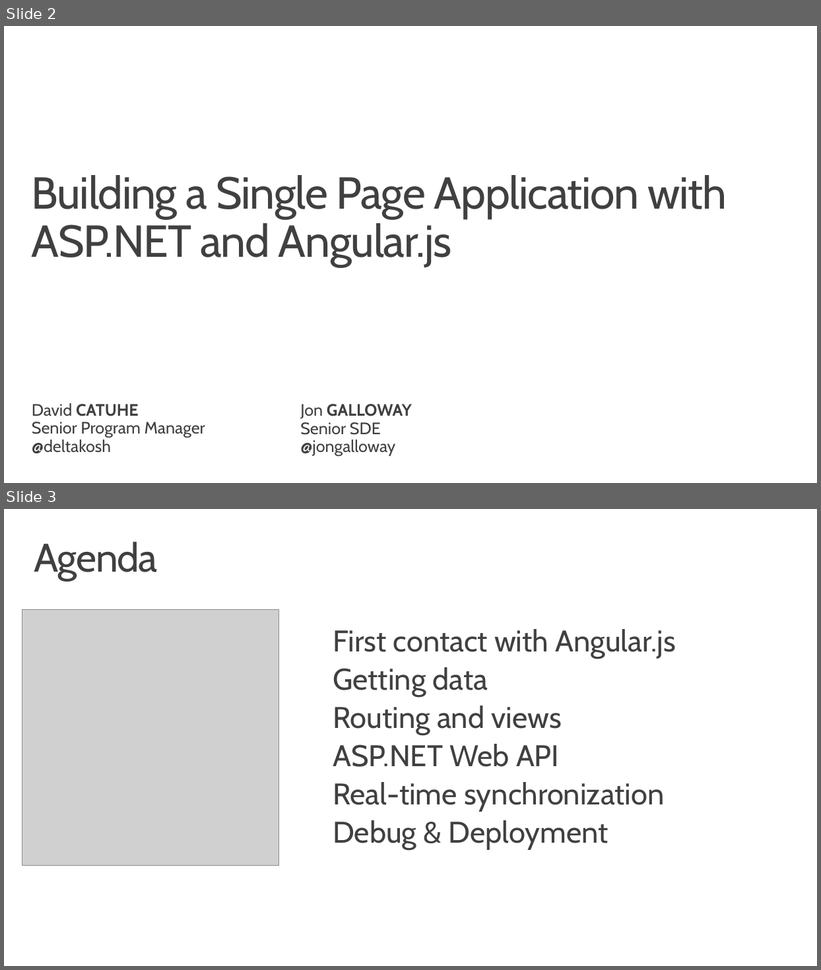
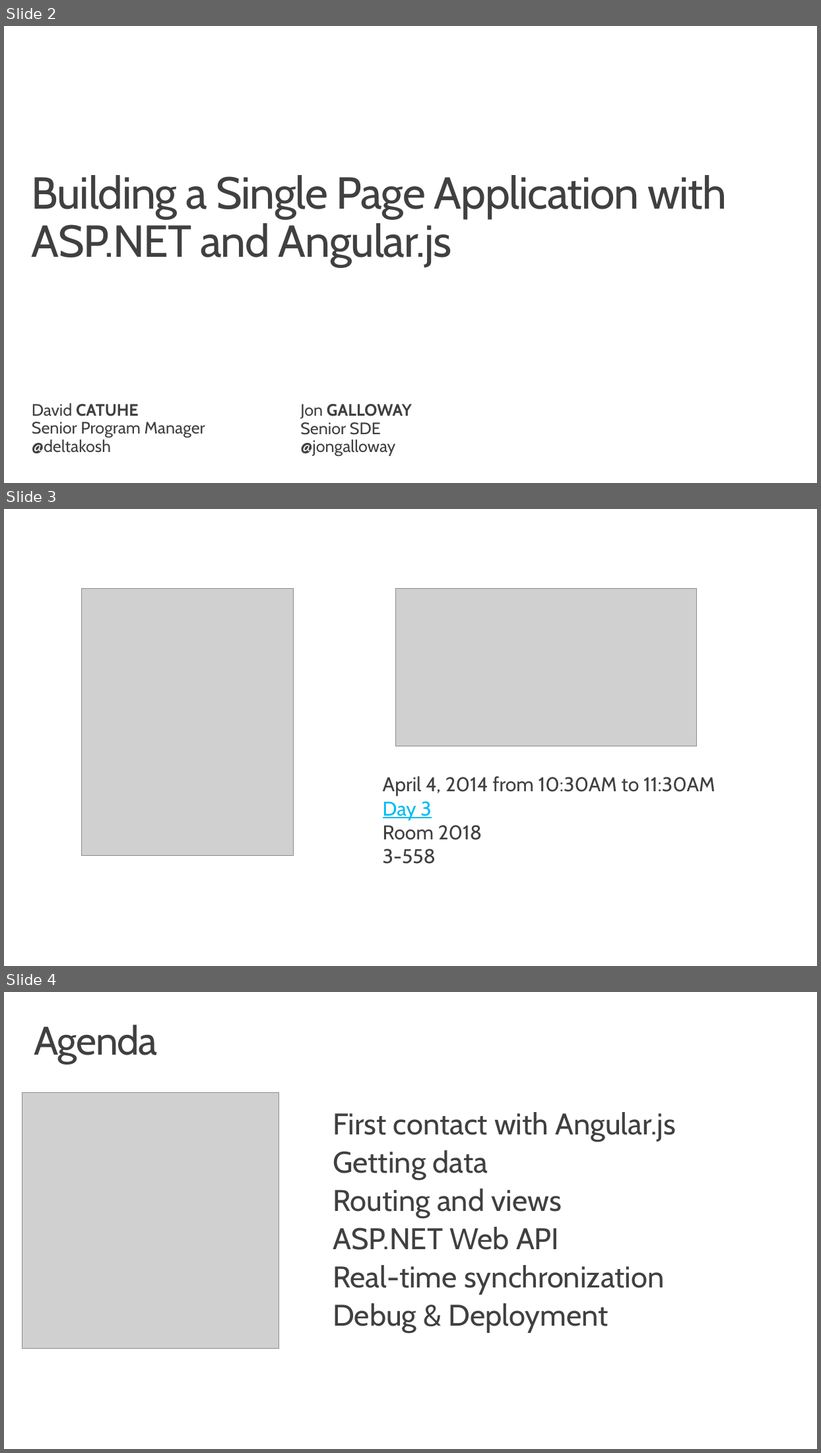
Before and after one commit to jongalloway/Angular-and-ASPNET-Build2014, a slide deck: AngularMTG/Slides/Building a Single Page Application with ASP.NET and Angular.js.pptx. Shown one above the other, each under a label of ours: slides 2 and 3 before the commit, slides 2, 3 and 4 after it. The pictures are 821x970 and 821x1453 pixels, drawn with LibreOffice and Linux fonts; fonts in the diff are those of the drawing; grey boxes stand for pictures; background and template pictures are left out. Boxes give left, top, right and bottom in pixels: in the first picture for what was removed or moved away, otherwise in the second. Text is boxed around its words. In the diff, an @@ line names an element or a change of style, - is before the commit and + after.

```diff
--- a/AngularMTG/Slides/Building a Single Page Application with ASP.NET and Angular.js.pptx
+++ b/AngularMTG/Slides/Building a Single Page Application with ASP.NET and Angular.js.pptx
@@ slide 3 added at [4,509,817,966], background #FFFFFF @@
@@ picture added at [82,588,293,855] @@
@@ picture added at [395,588,697,747] @@
@@ text added at [383,776,715,864], 24 pt, text #404040 @@
+April 4, 2014 from 10:30AM to 11:30AM
+Day 3
+Room 2018
+3-558
@@ what was slide 3 is now slide 4 @@
```
Also in this commit, not shown: 5 slides changed, 10 other slides added, 1 slide removed.
